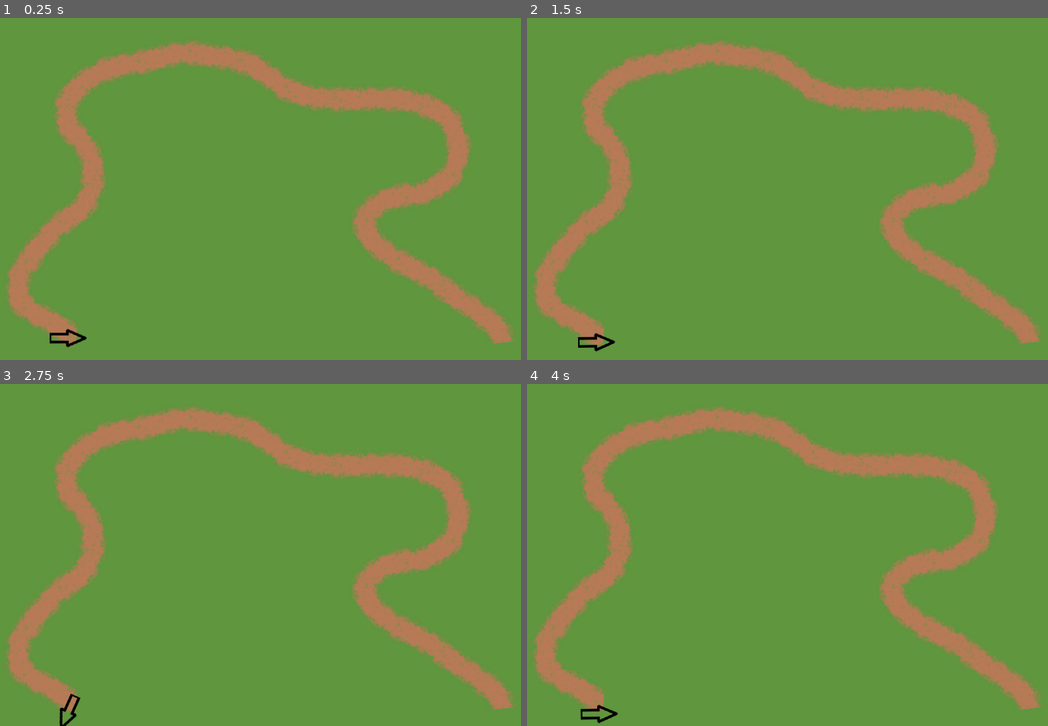
Above: before the commit, frames 1-4 (two rows, left to right).
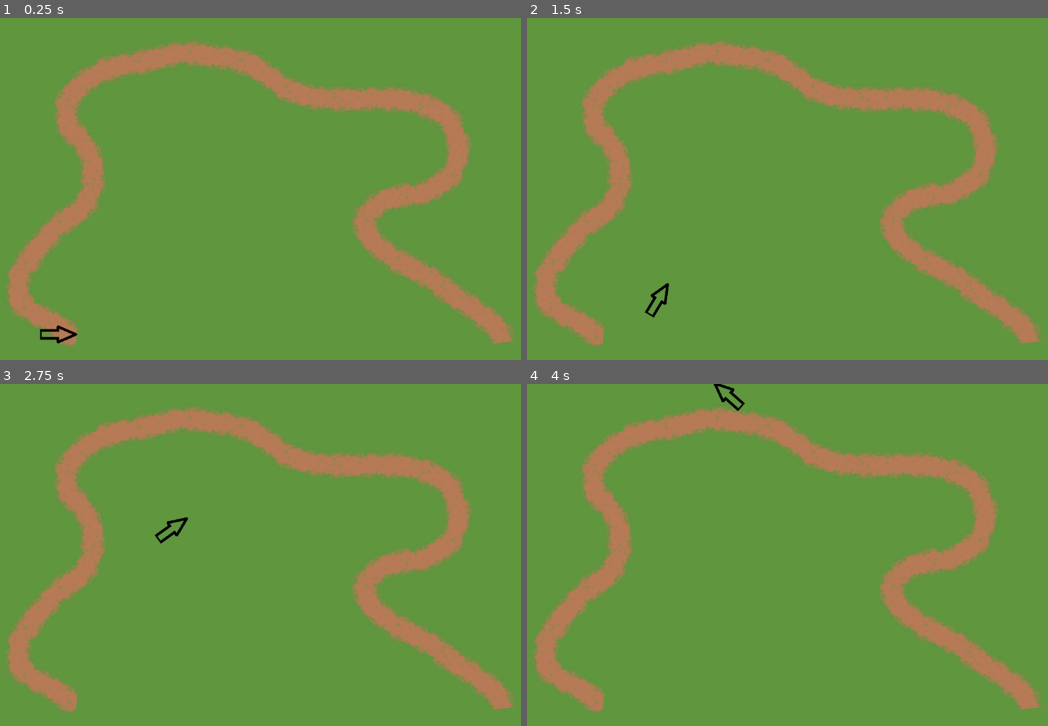
Above: after the commit, the same moments.

Repository: adrilps/Jogo-de-corrida
Game: Godot game, scene res://main.tscn
The game is run twice, just before and just after one commit, with the same random seed, the same clock (stepped at 60 frames per second) and the same inputs. Before the commit the project starts from res://node_2d.tscn.
Inputs:
- Up to frame 1 (0.25 s): no input
- Up to frame 2 (1.5 s): tap Enter at 0.5 s; hold W (Forwards, bound only before the commit) 0.53-1.28 s; hold A (Steer Right, bound only before the commit) from 0.53 s (still down); tap W (Forwards, bound only before the commit) at 1.35 s
- Up to frame 3 (2.75 s): tap W (Forwards, bound only before the commit) at 1.52, 1.82 s; release A (Steer Right, bound only before the commit) at 2.03 s; hold D (Steer Left, bound only before the commit) from 2.03 s (still down); hold W (Forwards, bound only before the commit) from 2.03 s (still down)
- Up to frame 4 (4 s): release D (Steer Left, bound only before the commit) at 2.78 s; release W (Forwards, bound only before the commit) at 2.78 s; hold A (Steer Right, bound only before the commit) from 2.78 s (still down); tap W (Forwards, bound only before the commit) at 2.85, 3.02, 3.32 s; hold W (Forwards, bound only before the commit) from 3.53 s (still down)

The runs differ from the first frame. In frame 1, 0.3% of the frame differs, in the area x 7-17%, y 89-97%; in frame 2, 0.3%; in frame 3, 0.3%; in frame 4, 0.3%, in the area x 10-42%, y 0-100%.

Commit message:
movimento de carro mais refinado

Diff:
--- /dev/null
+++ b/jogador.gd
@@ -0,0 +1,97 @@
+extends CharacterBody2D
+
+@export var friction = -55  # The friction coefficient that slows down the car
+@export var friction_brake_factor = 2.0
+@export var drag = -0.06  # Air drag coefficient that also slows down the car
+@export var slip_speed = 400  # Speed above which the car's traction decreases (for drifting)
+
+@export var steering_angle = 25  # Ângulo máximo das rodas
+@export var engine_power = 500  # How much force the engine can apply for acceleration
+@export var reverse_speed = -450  # Braking power when the brake input is applied
+@export var max_speed_reverse = 250  # Maximum speed limit in reverse
+
+@export var traction_fast = 2.5  # Traction factor when the car is moving fast (affects control)
+@export var traction_slow = 10  # Traction factor when the car is moving slow (affects control)
+@export var traction_brake = 0.2
+
+var wheel_base = 65  # Distance between the front and back axle of the car
+var acceleration = Vector2.ZERO  # Current acceleration vector
+var steer_direction  # Current direction of steering
+var is_drifting = false
+
+func _physics_process(delta: float) -> void:
+	acceleration = Vector2.ZERO
+	get_input()  # Take input from player
+	calculate_steering(delta)  # Apply turning logic based on steering
+
+	apply_friction(delta)  # Apply friction forces to the car
+	velocity += acceleration * delta  # Apply the resulting acceleration to the velocity
+	move_and_slide()  # Move the car and handle collisions
+
+
+#function to handle input from the user and apply effects to the car's movement
+func get_input():
+	# Get steering input and translate it to an angle
+	var turn = Input.get_axis("steer_right", "steer_left")
+	steer_direction = turn * deg_to_rad(steering_angle)
+
+	# If accelerate is pressed, apply engine power to the car's forward direction
+	if Input.is_action_pressed("move_forward"):
+		acceleration = transform.x * engine_power
+
+	# If brake is pressed, apply braking force
+	if Input.is_action_pressed("move_backward"):
+		acceleration = transform.x * reverse_speed
+
+	is_drifting = false
+	if Input.is_action_pressed("brake"):
+		is_drifting = true
+
+#Function to apply friction forces to the car, making it 'slide' to a halt
+func apply_friction(delta):
+	# If there is no input and speed is very low, just stop to prevent endless sliding
+	if acceleration == Vector2.ZERO and velocity.length() < 30:
+		velocity = Vector2.ZERO
+	# Calculate friction force and air drag based on current velocity, and apply it
+	var friction_force = velocity * friction * delta
+	var drag_force = velocity * velocity.length() * drag * delta
+
+	if is_drifting:
+		friction_force *= friction_brake_factor
+		drag_force *= friction_brake_factor
+
+	# Add the forces to the acceleration
+	acceleration += drag_force + friction_force
+
+
+# Function to calculate the steering effect
+func calculate_steering(delta):
+	# Calculate the positions of the rear and front wheel
+	var rear_wheel = position - transform.x * wheel_base / 2.0
+	var front_wheel = position + transform.x * wheel_base / 2.0
+	# Advance the wheels' positions based on the current velocity, applying rotation to the front wheel
+	rear_wheel += velocity * delta
+	front_wheel += velocity.rotated(steer_direction) * delta
+	# Calculate the new heading based on the wheels' positions
+	var new_heading = rear_wheel.direction_to(front_wheel)
+
+	# Choose the traction model based on the current speed
+	var traction = traction_slow
+	if velocity.length() > slip_speed:
+		traction = traction_fast
+	if is_drifting and velocity.length() > slip_speed / 2.0:
+		traction = traction_brake
+
+	# Dot product represents how aligned the new heading is with the current velocity direction
+	var d = new_heading.dot(velocity.normalized())
+
+	# If not braking (d > 0), adjust the car velocity smoothly towards the new heading
+	if d > 0:
+		velocity = lerp(velocity, new_heading * velocity.length(), traction * delta)
+
+	# If braking (d < 0), reverse the direction and limit the speed
+	if d < 0:
+		velocity = -new_heading * min(velocity.length(), max_speed_reverse)
+
+	# Update the car's rotation to face in the direction of the new heading
+	rotation = new_heading.angle()
--- /dev/null
+++ b/jogador.tscn
@@ -0,0 +1,18 @@
+[gd_scene load_steps=4 format=3 uid="uid://bruq7e588b0k4"]
+
+[ext_resource type="Script" uid="uid://f43vyjmjdmbt" path="res://jogador.gd" id="1_c2wt1"]
+[ext_resource type="Texture2D" uid="uid://n7777h3cudfb" path="res://assets/seta.png" id="2_q2130"]
+
+[sub_resource type="CircleShape2D" id="CircleShape2D_0hol4"]
+
+[node name="Jogador" type="CharacterBody2D"]
+script = ExtResource("1_c2wt1")
+
+[node name="CollisionShape2D" type="CollisionShape2D" parent="."]
+position = Vector2(0.5, 0.5)
+rotation = 0.118682
+shape = SubResource("CircleShape2D_0hol4")
+
+[node name="Sprite2D" type="Sprite2D" parent="."]
+position = Vector2(1, 0)
+texture = ExtResource("2_q2130")
--- /dev/null
+++ b/main.tscn
@@ -0,0 +1,17 @@
+[gd_scene load_steps=3 format=3 uid="uid://c6bf62ujvyblk"]
+
+[ext_resource type="PackedScene" uid="uid://bruq7e588b0k4" path="res://jogador.tscn" id="1_0xm2m"]
+[ext_resource type="Texture2D" uid="uid://dk8t45w6p6b8i" path="res://assets/estrada.png" id="2_h2yge"]
+
+[node name="Main" type="Node2D"]
+
+[node name="Jogador" parent="." instance=ExtResource("1_0xm2m")]
+z_index = 1
+position = Vector2(145, 599)
+
+[node name="Background" type="Node" parent="."]
+
+[node name="Sprite2D" type="Sprite2D" parent="Background"]
+position = Vector2(576.5, 324)
+scale = Vector2(0.600521, 0.6)
+texture = ExtResource("2_h2yge")
--- a/node_2d.tscn
+++ /dev/null
@@ -1,31 +0,0 @@
-[gd_scene load_steps=5 format=3 uid="uid://c6bf62ujvyblk"]
-
-[ext_resource type="Texture2D" uid="uid://dk8t45w6p6b8i" path="res://assets/estrada.png" id="1_0e48y"]
-[ext_resource type="Script" uid="uid://f43vyjmjdmbt" path="res://player_movement.gd" id="2_0hol4"]
-[ext_resource type="Texture2D" uid="uid://n7777h3cudfb" path="res://assets/seta.png" id="2_epypp"]
-
-[sub_resource type="CircleShape2D" id="CircleShape2D_0hol4"]
-
-[node name="Main" type="Node2D"]
-
-[node name="Cenário" type="Node" parent="."]
-
-[node name="Estrada" type="Sprite2D" parent="Cenário"]
-position = Vector2(576.5, 324)
-scale = Vector2(0.600521, 0.6)
-texture = ExtResource("1_0e48y")
-
-[node name="Jogador" type="Node" parent="."]
-
-[node name="CharacterBody2D" type="CharacterBody2D" parent="Jogador"]
-position = Vector2(163, 606)
-script = ExtResource("2_0hol4")
-
-[node name="CollisionShape2D" type="CollisionShape2D" parent="Jogador/CharacterBody2D"]
-position = Vector2(0.5, 0.5)
-rotation = 0.118682
-shape = SubResource("CircleShape2D_0hol4")
-
-[node name="Sprite2D" type="Sprite2D" parent="Jogador/CharacterBody2D"]
-position = Vector2(1, 0)
-texture = ExtResource("2_epypp")
--- a/player_movement.gd
+++ /dev/null
@@ -1,67 +0,0 @@
-extends CharacterBody2D
-
-
-const SPEED = 300.0
-const ACCELERATION = 5.0
-const FRICTION = 2
-const JUMP_VELOCITY = -400.0
-var rotational_velocity = 0
-
-
-
-func _physics_process(delta: float) -> void:
-
-	var absolute_velocity: float = (abs(velocity.x)+abs(velocity.y))
-
-
-	if(rotation == 0 ):
-		pass
-	elif(rotation < 0):
-		rotation += FRICTION
-	elif(rotation > 0):
-		rotation -= FRICTION
-
-	# Add the gravity.
-	#if not is_on_floor():
-	#	velocity += get_gravity() * delta
-	if(velocity.x == 0 ):
-		pass
-	elif(velocity.x < 0):
-		velocity.x += FRICTION
-	elif(velocity.x > 0):
-		velocity.x -= FRICTION
-
-	if(velocity.y == 0 ):
-		pass
-	elif(velocity.y < 0):
-		velocity.y += FRICTION
-	elif(velocity.y > 0):
-		velocity.y -= FRICTION
-
-
-	if Input.is_action_pressed("Forwards"):
-		velocity.x += ACCELERATION*cos(rotation)
-		velocity.y += ACCELERATION*sin(rotation)
-
-	if Input.is_action_pressed("Steer Left"):
-		if((abs(velocity.x)+abs(velocity.y))== 0):
-			pass
-		else :
-			rotation += 0.005 * (absolute_velocity/250)
-
-	if Input.is_action_pressed("Steer Right"):
-		if((abs(velocity.x)+abs(velocity.y))== 0):
-			pass
-		else :
-			rotation -= 0.005* ((abs(velocity.x)+abs(velocity.y))/250)
-
-	if Input.is_action_pressed("Brake"):
-		velocity.x -= 0.6*ACCELERATION*cos(rotation)
-		velocity.y -= 0.6*ACCELERATION*sin(rotation)
-
-
-	# Handle jump.
-
-	# Get the input direction and handle the movement/deceleration.
-	# As good practice, you should replace UI actions with custom gameplay actions.
-	move_and_slide()
--- a/project.godot
+++ b/project.godot
@@ -12,28 +12,33 @@
 
 config/name="Jogo de corrida"
 run/main_scene="uid://c6bf62ujvyblk"
-config/features=PackedStringArray("4.4", "Forward Plus")
+config/features=PackedStringArray("4.5", "Forward Plus")
 config/icon="res://icon.svg"
 
 [input]
 
-Forwards={
+move_forward={
 "deadzone": 0.2,
 "events": [Object(InputEventKey,"resource_local_to_scene":false,"resource_name":"","device":-1,"window_id":0,"alt_press …(192 unchanged characters)…
 ]
 }
-"Steer Right"={
+steer_right={
 "deadzone": 0.2,
 "events": [Object(InputEventKey,"resource_local_to_scene":false,"resource_name":"","device":-1,"window_id":0,"alt_press …(191 unchanged characters)…
 ]
 }
-"Steer Left"={
+steer_left={
 "deadzone": 0.2,
 "events": [Object(InputEventKey,"resource_local_to_scene":false,"resource_name":"","device":-1,"window_id":0,"alt_press …(192 unchanged characters)…
 ]
 }
-Brake={
+move_backward={
 "deadzone": 0.2,
 "events": [Object(InputEventKey,"resource_local_to_scene":false,"resource_name":"","device":-1,"window_id":0,"alt_press …(192 unchanged characters)…
 ]
 }
+brake={
+"deadzone": 0.2,
+"events": [Object(InputEventKey,"resource_local_to_scene":false,"resource_name":"","device":-1,"window_id":0,"alt_pressed":false,"shift_pressed":false,"ctrl_pressed":false,"meta_pressed":false,"pressed":false,"keycode":0,"physical_keycode":32,"key_label":0,"unicode":32,"location":0,"echo":false,"script":null)
+]
+}
Not shown, changed: icon.svg.import
Renamed: player_movement.gd.uid -> jogador.gd.uid
